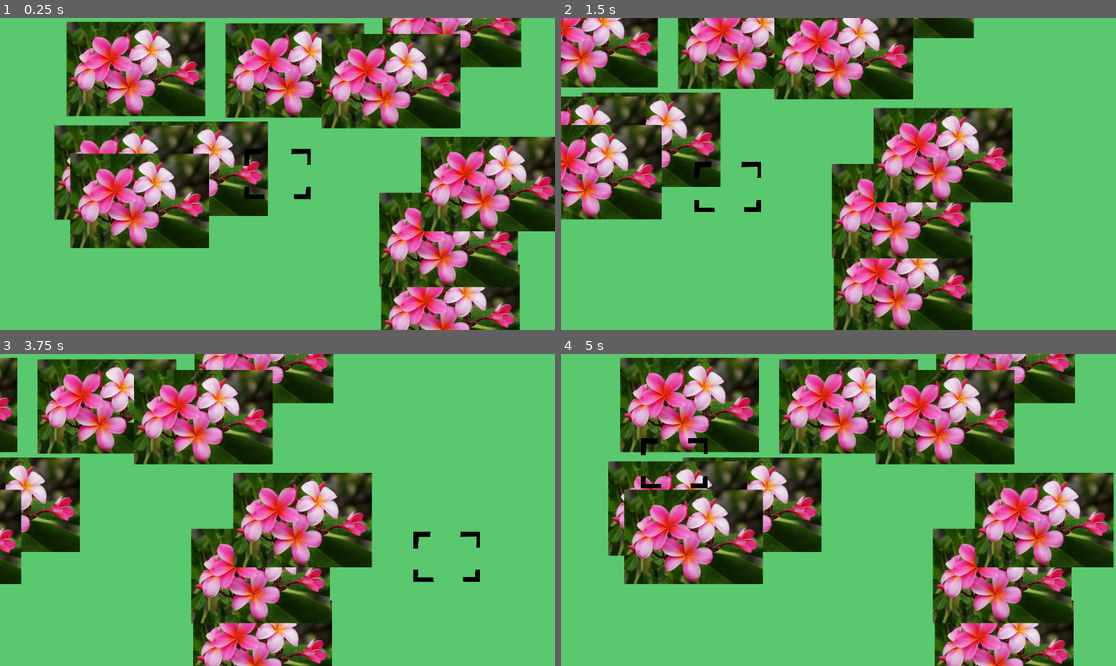
Above: before the commit, frames 1-4 (two rows, left to right).
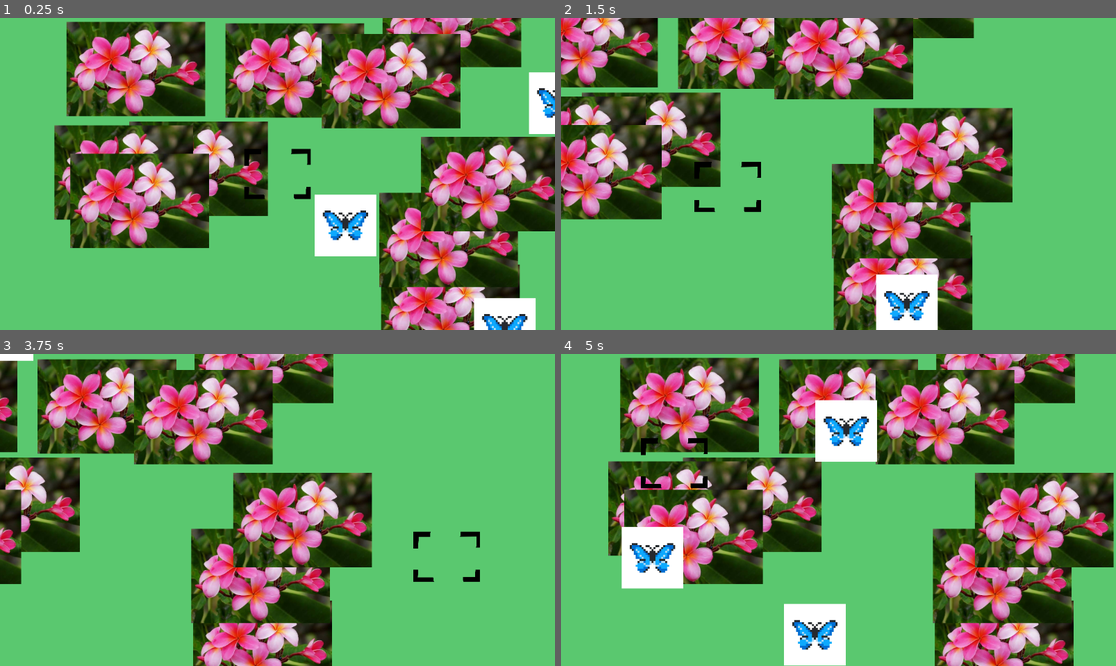
Above: after the commit, the same moments.

Repository: sophieTheProgrammer/MiniJam201
Game: Godot game, scene res://scenes/game.tscn
Same seed, same stepped clock (60 frames per second), same inputs: the game is played once before the commit and once after it.
Inputs (mouse positions are in pixels of both pictures, inside the frame that each line leads up to):
- Up to frame 1 (0.25 s): no input
- Up to frame 2 (1.5 s): move the mouse to (960, 158) at 0.52 s; hold Right (right_arrow) 0.53-1.28 s; click (960, 158) at 0.6 s; move the mouse to (727, 189) at 1.27 s; hold Down (down_arrow) from 1.28 s (still down); click (727, 189) at 1.35 s
- Up to frame 3 (3.75 s): move the mouse to (333, 441) at 2.02 s; release Down (down_arrow) at 2.03 s; hold Right (right_arrow) 2.03-2.78 s; click (333, 441) at 2.1 s; move the mouse to (249, 572) at 2.77 s; hold Up (up_arrow) 2.78-3.53 s; click (249, 572) at 2.85 s; move the mouse to (444, 556) at 3.52 s; hold Left (left_arrow) from 3.53 s (still down); click (444, 556) at 3.6 s
- Up to frame 4 (5 s): keep holding Left (left_arrow); move the mouse to (672, 463) at 4.27 s; click (672, 463) at 4.35 s

The runs differ from the first frame. In frame 1, 4.3% of the frame differs, in the area x 56-100%, y 17-100%; in frame 2, 2.0%; in frame 3, 0.1%; in frame 4, 6.7%, in the area x 10-57%, y 14-100%.

Commit message:
butterfly

Diff:
--- /dev/null
+++ b/photography-game/scenes/butterfly.gd
@@ -0,0 +1,15 @@
+extends Node2D
+
+
+# Called when the node enters the scene tree for the first time.
+
+# Called every frame. 'delta' is the elapsed time since the previous frame.
+func _process(delta: float) -> void:
+	var speed_x = (randi() % 250) + 50
+	var speed_y = (randi() % 250) + 50
+	position.x += speed_x * delta
+	position.y += speed_y * delta
+	if (position.x >= Global.x_viewport_length/2 + 100):
+		position.x = -Global.x_viewport_length/2 - 100
+	if (position.y >= Global.y_viewport_length/2 + 100):
+		position.y = -Global.y_viewport_length/2 - 100
--- /dev/null
+++ b/photography-game/scenes/butterfly.tscn
@@ -0,0 +1,12 @@
+[gd_scene load_steps=3 format=3 uid="uid://cbgciqkletkme"]
+
+[ext_resource type="Texture2D" uid="uid://c7jjhaqqt0i4v" path="res://stockimg/istockphoto-1482089054-612x612.jpg" id="1_4ki4n"]
+[ext_resource type="Script" uid="uid://8203j0oyjgom" path="res://scenes/butterfly.gd" id="1_tq3rt"]
+
+[node name="Butterfly" type="Node2D"]
+script = ExtResource("1_tq3rt")
+
+[node name="Istockphoto-1482089054-612x612" type="Sprite2D" parent="."]
+position = Vector2(1.90735e-06, 1.90735e-06)
+scale = Vector2(0.20915, 0.20915)
+texture = ExtResource("1_4ki4n")
--- a/photography-game/scripts/game_manager.gd
+++ b/photography-game/scripts/game_manager.gd
@@ -1,10 +1,13 @@
 extends Node2D
 
 const flowerFab = preload("res://scenes/flower.tscn")
+const butterflyFab = preload("res://scenes/butterfly.tscn")
+
+
 # Called when the node enters the scene tree for the first time.
 func _ready() -> void:
 	spawn_flower(10)
-
+	spawn_butterfly(3)
 # Called every frame. 'delta' is the elapsed time since the previous frame.
 func _process(delta: float) -> void:
 	if Input.is_action_just_released("click"):
@@ -28,16 +31,27 @@
 	var row = 5
 	var flowers_array = []
 
-	# set the length of the viewport here when it is changed to panning
-	var x_viewport_length = 1152
-	var y_viewport_length = 648
-
 	for i in range(number_of_flowers):
 		var curr = flowerFab.instantiate()
 		curr.name = "flower"
 
-		curr.position.x = (randi() % x_viewport_length) - x_viewport_length/2
-		curr.position.y = (randi() % y_viewport_length) - y_viewport_length/2
+		curr.position.x = (randi() % Global.x_viewport_length) - Global.x_viewport_length/2
+		curr.position.y = (randi() % Global.y_viewport_length) - Global.y_viewport_length/2
 		self.add_child(curr)
 		Global.frame_items.append(curr)
 	print(Global.frame_items)
+# spawns flowers in random location in certain range from origin
+
+func spawn_butterfly(number_of_butterflies):
+	# set variables
+	var row = 5
+	var flowers_array = []
+
+	for i in range(number_of_butterflies):
+		var curr = butterflyFab.instantiate()
+		curr.name = "butterfly"
+		curr.position.x = (randi() % Global.x_viewport_length) - Global.x_viewport_length/2
+		curr.position.y = (randi() % Global.y_viewport_length) - Global.y_viewport_length/2
+		self.add_child(curr)
+		Global.frame_items.append(curr)
+	print(Global.frame_items)
--- a/photography-game/scripts/global.gd
+++ b/photography-game/scripts/global.gd
@@ -1,6 +1,8 @@
 extends Node
 
 var frame_items = []
+var x_viewport_length = 1152
+var y_viewport_length = 648
 # Called when the node enters the scene tree for the first time.
 func _ready() -> void:
 	pass
Not shown, added: photography-game/scenes/butterfly.gd.uid
Not shown: 1 places in photography-game/scenes/game.tscn that only renumber resources
Binary file added: photography-game/stockimg/istockphoto-1482089054-612x612.jpg
Not shown, added: photography-game/stockimg/istockphoto-1482089054-612x612.jpg.import
